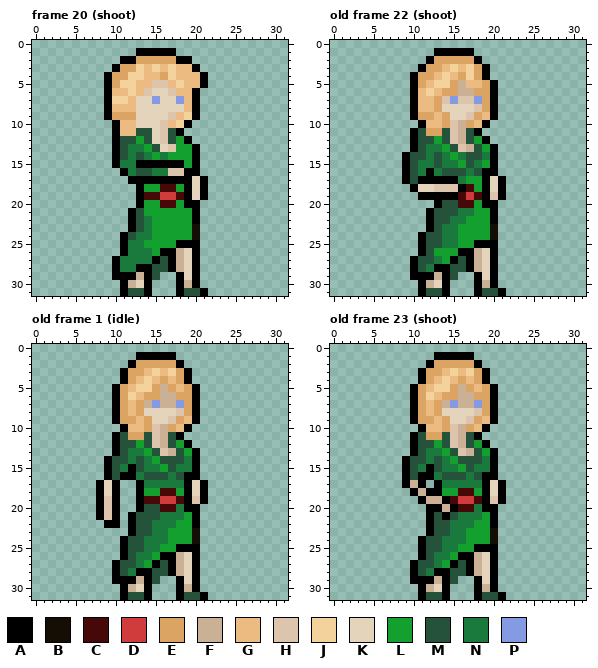
File history of a pixel-art file, Assets/Art/Sprites/wizard.ase. Above: the version before the commit.
32x32 pixels, 37 frames. Shown: frame 20 (shoot), old frame 22 (shoot), old frame 1 (idle), old frame 23 (shoot). The commit also changed other frames, which this record leaves out.
Palette (. is transparent): A #000000  B #140e05  C #470808  D #d03c3c  E #dba463  F #cab196  G #ebbb82  H #dcc5ac  J #f4d29c  K #e4d4bb  L #14a02e  M #24523b  N #1a7a3e  P #849be4
Pixels before, frame 20 (shoot), first column x 9:
 1 ....AAAAA....
 2 ..AAEEEEEAA..
 3 .AEEJGJGJGGA.
 4 AEEJJGGEJGGGA
 5 AEJJGGHHGJGGA
 6 AGGJGHKKHGGA.
 7 AJJGKKPKKPGA.
 8 AGGGKKKKKKGA.
 9 AEEEKKKKHGJA.
10 .AGGKKKHGJA..
11 .AGGMMKHMA...
12 .AMMLMKHMLA..
13 .AMNNLMKHLLA.
14 .AMNMNLNLLLA.
15 .ANNAAAAAALA.
16 ..ANMMNNHHAA.
17 ...AAAAAAAAKA
18 ....ALLCCLAKA
19 ....ACCDDCAKA
20 ....ALLCCLAA.
21 ...AMLLLLLLA.
22 ...AMNLLLLLA.
23 ...AMNLLLLLB.
24 ..AMNNLLLLLB.
25 ..ANNLLLLAAA.
26 ..ANNNLAAFKA.
27 .ANNNNAMAFKA.
28 .ANNAAMMAFKA.
29 .AAAFAM..AKA.
30 ..AFKA...AFA.
31 ..AMMA...AMMA
Pixels before, old frame 22 (shoot), first column x 9:
 1 ....AAAAA....
 2 ...AEEEEEA...
 3 ..AEEGJGJEA..
 4 .AEEGJGEJEA..
 5 .AEGJJEFGGEA.
 6 .AGJGEEFFEEA.
 7 .AGGEHPHHPEA.
 8 .AGGEKKKKHEA.
 9 .AEEGEKKHEGA.
10 ..AGGEHFEGA..
11 .AMEEMHFMA...
12 .AMMLMHFMLA..
13 .AMNNLMHFMLA.
14 AMMNMNLNMMNA.
15 AMNNMNNLMNLA.
16 AMNANMMMNMAA.
17 AMAAAAANLLAKA
18 .AKKHHHACLAKA
19 ..AAAAACDCAHA
20 ....AMMCCLAA.
21 ...AMMMNNLLA.
22 ...AMMNNLLLA.
23 ...AMNNLLLLB.
24 ..AMMNNLLLLB.
25 ..AMMNNLLAAA.
26 ..AMLLLAAFKA.
27 .AMMNLAMAFKA.
28 .AMNAAMMAFKA.
29 .AAAFAM..AKA.
30 ..AFKA...AFA.
31 ..AMMA...AMMA
Pixels before, old frame 1 (idle), first column x 8:
 1 .....AAAAA....
 2 ....AEEEEEA...
 3 ...AEEGJGJEA..
 4 ...AEGJGEGEA..
 5 ..AEGJJEFEGEA.
 6 ..AEJGEEFFEEA.
 7 ..AEGEFPFFPEA.
 8 ..AEGEKKKKHEA.
 9 ..AEEGEKKHEGA.
10 ...AGGEHFEGA..
11 ..AMEEMHFMA...
12 ..AMMLMHFMLA..
13 ..AMNNLMHFMLA.
14 .AMMNMNLMMMNA.
15 .AMNAMNNLMNNA.
16 .AMAANMMMNMAA.
17 AKA..ANNNNNAKA
18 AKA..ALLCCLAKA
19 AHA..ACCDDCAHA
20 AHA..AMMCCNAA.
21 AHA.AMMMNNNLA.
22 .AA.AMMNNNLLA.
23 ....AMMNNLLLB.
24 ...AMMNNNLLLB.
25 ...AMMNNLLAAA.
26 ...AMNNLAAFKA.
27 ..AMMNLAMAFKA.
28 ..AMNAAMMAFKA.
29 ..AAAFAM..AKA.
30 ...AFKA...AFA.
31 ...AMMA...AMMA
Pixels before, old frame 23 (shoot), first column x 9:
 1 ....AAAAA....
 2 ...AEEEEEA...
 3 ..AEEGJGJEA..
 4 ..AEGJGEGEA..
 5 .AEGJJEFEGEA.
 6 .AEJGEEFFEEA.
 7 .AEGEFPFFPEA.
 8 .AEGEKKKKHEA.
 9 .AEEGEKKHEGA.
10 ..AGGEHFEGA..
11 .AMEEMHFMA...
12 .AMMLMHFMLA..
13 .AMNNLMHFMLA.
14 AMMNMNLMMMNA.
15 AMNAMNNLMNNA.
16 AMAANMMMNMAA.
17 AFA.ANNNNNAKA
18 .AFAALLCCLAKA
19 ..AFFACDDCAHA
20 ...AAFACCNAA.
21 ...AMAMNNNLA.
22 ...AMMNNNLLA.
23 ...AMMNNLLLB.
24 ..AMMNNNLLLB.
25 ..AMMNNLLAAA.
26 ..AMNNLAAFKA.
27 .AMMNLAMAFKA.
28 .AMNAAMMAFKA.
29 .AAAFAM..AKA.
30 ..AFKA...AFA.
31 ..AMMA...AMMA
After:
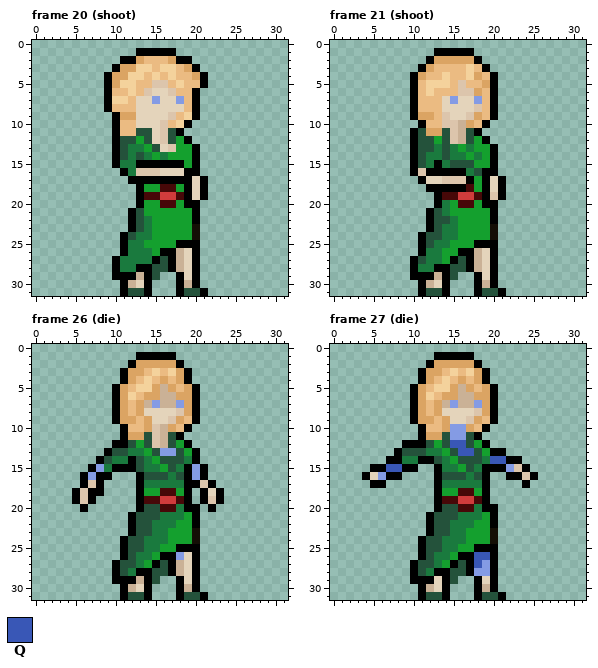
Colours new in this view: Q #3957b6
A new or re-ordered frame is compared with the old frame closest to it.
Change:
frames 37 -> 41
frames re-ordered
Frame 20 (shoot):
y 2: x 14..16 EEE -> GGG
y 3: x 14..16 GJG -> JGJ; x 19 G -> E
y 4: x 15..16 GE -> JG; x 20 G -> E
y 9: x 9..10 AE -> .A
y 16: x 13..18 MMNNHH -> HHHKKK
Frame 21 (shoot) against old frame 22 (shoot):
y 3: x 13 E -> G; x 15 J -> G; x 18 E -> G
y 4: x 12 E -> G; x 16 E -> G; x 19..20 A. -> GA
y 5: x 11..12 EG -> GJ; x 15..16 EF -> GH
y 6: x 14..17 EEFF -> GGHH; x 19 E -> G
y 7: x 13..14 EH -> GK; x 16..17 HH -> KK; x 19 E -> G
y 8: x 13 E -> G; x 19 E -> G
y 9..10: x 14 E -> H
y 13: x 12 N -> M; x 14..18 LMHFM -> MNLNL
y 14: x 9..10 AM -> .A; x 13..15 MNL -> NMN; x 17..19 MMN -> LNL
y 15: x 9..11 AMN -> .AM; x 13 M -> A; x 15..16 NL -> MM; x 18 N -> L
y 16: x 9..11 AMN -> .AH; x 13..16 NMMM -> AAAA
y 17: x 9..10 AM -> ..; x 12..17 AAAANL -> KKHHHA
y 18: x 10..15 AKKHHH -> ..AAAA
y 19: x 11..12 AA -> ..; x 14..16 AAC -> CCD
y 20: x 14..15 MM -> NL
y 21: x 14..17 MMNN -> NLLL
y 22: x 16 N -> L
y 25: x 13 M -> N; x 15 N -> L
y 26: x 12..13 ML -> NN
y 27: x 12 M -> N
y 28: x 11 M -> N
Frame 26 (die) is new; against old frame 1 (idle):
y 11: x 10..11 AM -> .A
y 12: x 11 M -> A
y 13: x 9..10 .A -> AM; x 16..17 HF -> PP
y 14: x 8..12 .AMMN -> AMNNA
y 15: x 7..11 ..AMN -> APNAA; x 19..21 NA. -> APA
y 16: x 6..8 ... -> APA; x 10..13 MAAN -> ...A; x 20..21 A. -> PA
y 17: x 6..7 .. -> AH; x 9..10 KA -> ..; x 20..22 KA. -> AHA
y 18: x 5..7 ... -> AHA; x 9..10 KA -> ..; x 20 K -> .; x 22..23 .. -> KA
y 19: x 5..10 ...AHA -> AHA...; x 20 H -> .; x 22..23 .. -> HA
y 20: x 6 . -> A; x 8..10 AHA -> ...; x 22 . -> A
y 21: x 8..10 AHA -> ...
y 22: x 9..10 AA -> ..
y 26: x 18 F -> P
Frame 27 (die) is new; against old frame 23 (shoot):
y 10: x 15..16 HF -> PP
y 11: x 10..11 AM -> .A; x 15..16 HF -> PP
y 12: x 9 . -> A; x 11 M -> A; x 15..16 HF -> QQ
y 13: x 8..10 ..A -> AMM; x 16..17 HF -> QQ; x 21 . -> A
y 14: x 7..12 ..AMMN -> AANNAA; x 20..23 A... -> QQAA
y 15: x 5..8 .... -> AAQQ; x 10..13 MNAM -> A..A; x 19 N -> A; x 21..24 .... -> APHA
y 16: x 4..13 .....AMAAN -> AKPAA....A; x 20 A -> .; x 22..25 .... -> AAHA
y 17: x 5..6 .. -> AA; x 9..11 AFA -> ...; x 20..21 KA -> ..; x 24 . -> A
y 18: x 10..12 AFA -> ...; x 20..21 KA -> ..
y 19: x 11..14 AFFA -> ..AC; x 20..21 HA -> ..
y 20: x 12 A -> .; x 14..15 FA -> MM
y 21: x 14 A -> M
y 26: x 18..19 FK -> QQ
y 27: x 18..19 FK -> QP
y 28: x 18..19 FK -> PP
y 29: x 13 F -> K
